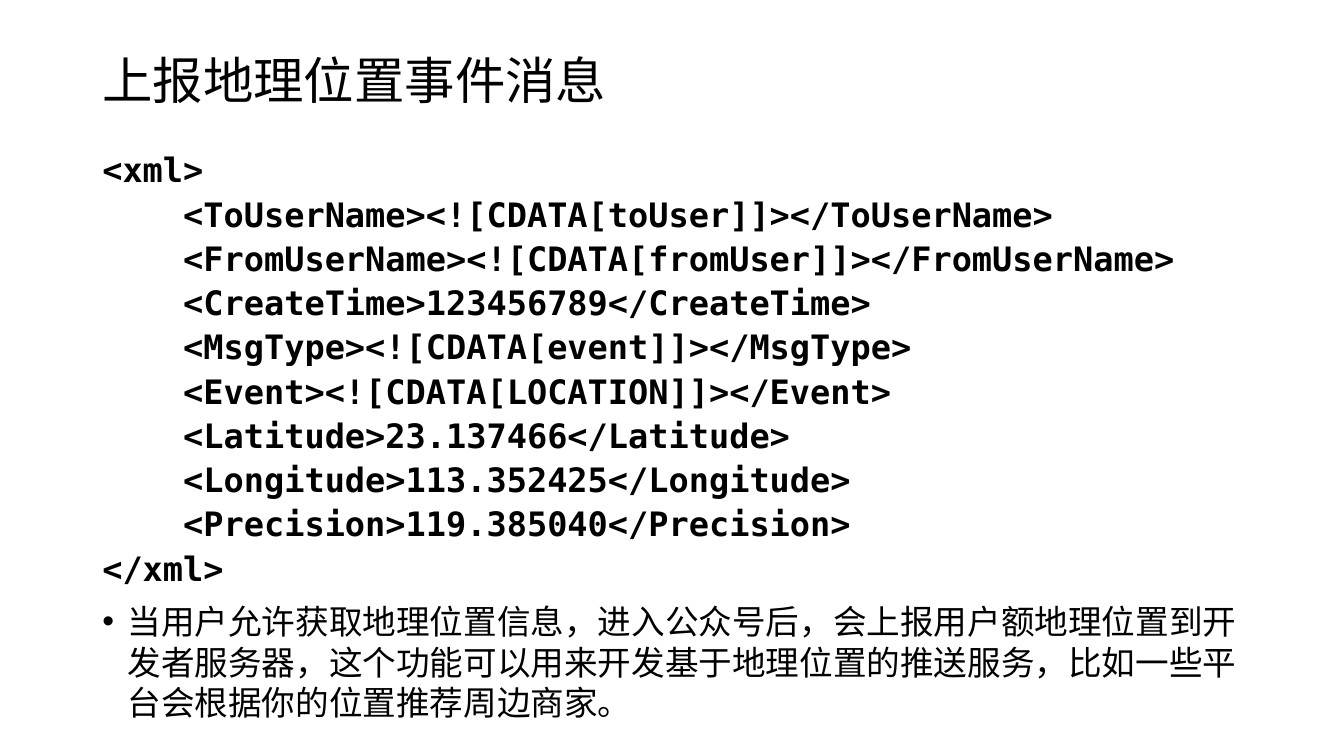
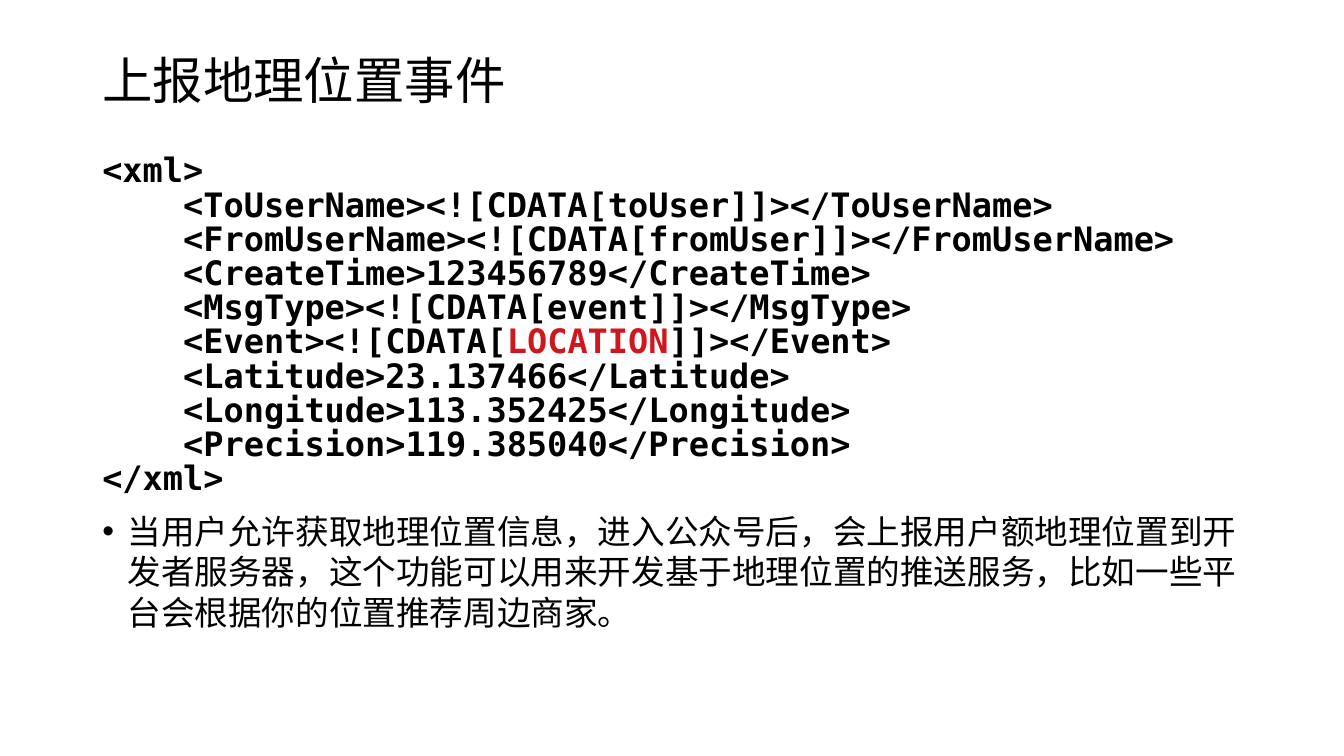
Before and after one commit to edu2act/course-wechat-and-miniprogram, a slide deck: slide 8 of ch04/事件消息处理.pptx (slide 5 before the commit). Drawn at 1344x756 pixels with LibreOffice and Linux fonts; fonts in the diff are those of the drawing. Boxes give left, top, right and bottom in pixels: in the first picture for what was removed or moved away, otherwise in the second. Text is boxed around its words. In the diff, an @@ line names an element or a change of style, - is before the commit and + after.

```diff
--- a/ch04/事件消息处理.pptx
+++ b/ch04/事件消息处理.pptx
@@ text at (102, 56, 505, 104): text changed @@
-上报地理位置事件消息
+上报地理位置事件
@@ text at (102, 156, 1174, 493): text colour #000000 to #CE181E in "<Event><![CDATA[LOCATION]]></Event>"; less space between paragraphs @@
```
Also in this commit, not shown: 4 other slides changed, 6 slides added, 1 slide removed, 4 other files.
